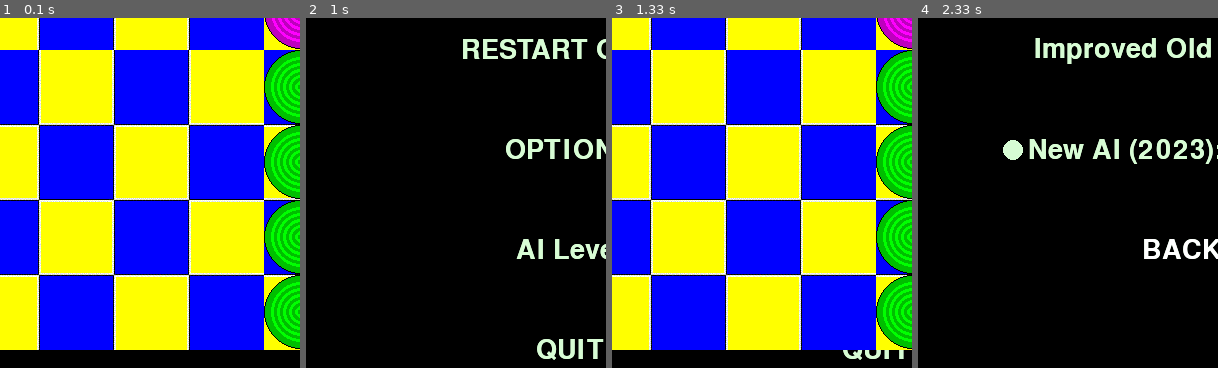
Above: before the commit, frames 1-4 (left to right).
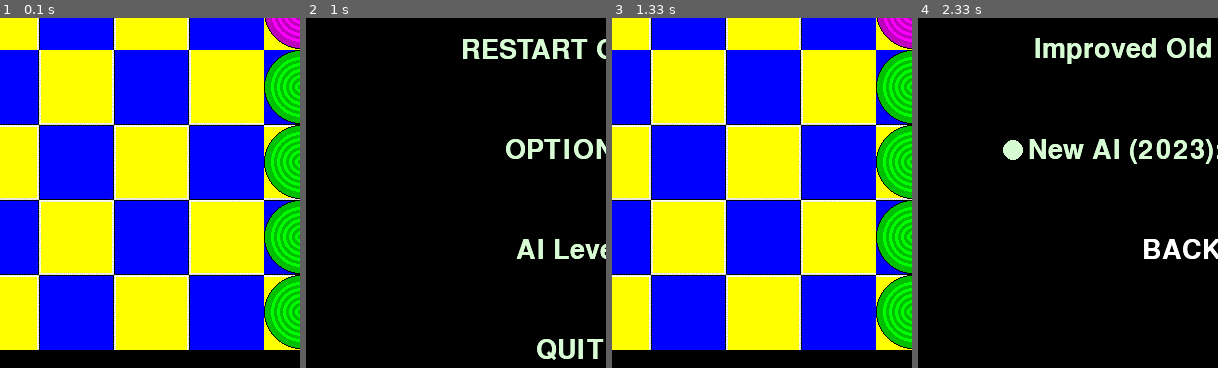
Above: after the commit, the same moments.

Repository: Patlatus/Pygame-Overcrowded-Trolleybus
Game: pygame game, started from main.py
Two runs of this game, one before a commit and one after it. Both use one fixed random seed, a clock stepped at 60 frames per second and the inputs below.
Inputs (mouse positions are % of the whole screen's width and height, from its top left):
- Up to frame 1 (0.1 s): no input
- Up to frame 2 (1 s): hold Esc 0.33-0.8 s
- Up to frame 3 (1.33 s): click "RESUME GAME" at 1.02 s
- Up to frame 4 (2.33 s): click (86, 85) at 1.38 s; hold Esc 1.67-2.13 s; move the mouse to (62, 59) at 1.7 s; click "AI Level" at 2.32 s
The pictures show only the part of the screen within x 6-56%, y 38-88%; the shares and areas given below are measured in that part.

Frames 1-2 are identical in both runs. In frame 3, 0.3% of the frame differs, in the area x 77-98%, y 94-98%; in frame 4, nothing differs.

Commit message:
Clean up artefacts displaying menu over board; stop AI when game is finished even if user clicks Escapte or changes game settings

Diff:
--- a/graphics.py
+++ b/graphics.py
@@ -30,6 +30,7 @@
         """
         This updates the current display.
         """
+        self.screen.fill("black")
         self.screen.blit(self.background, (0, 0))
 
         self.highlight_squares(legal_moves)
--- a/main.py
+++ b/main.py
@@ -115,7 +115,7 @@
 		if self.play_button.checkForInput(mouse_pos):
 			self.show_main_menu = False
 			self.show_menu = False
-			if not self.is_human_turn():
+			if not self.is_human_turn() and not self.end:
 				self.perform_ai_turn()
 		if self.restart_button.checkForInput(mouse_pos):
 			self.restart()
@@ -212,8 +212,8 @@
 			if event.type == pygame.KEYDOWN:
 				if event.key == pygame.K_ESCAPE:
 					self.show_menu = not self.show_menu
-					self.show_main_menu = not self.show_options and self.show_menu
-					if not self.is_human_turn():
+					self.show_main_menu = not self.show_options and  not self.show_level and self.show_menu
+					if not self.is_human_turn() and not self.end:
 						self.perform_ai_turn()
 
 			if event.type == pygame.MOUSEBUTTONDOWN:
